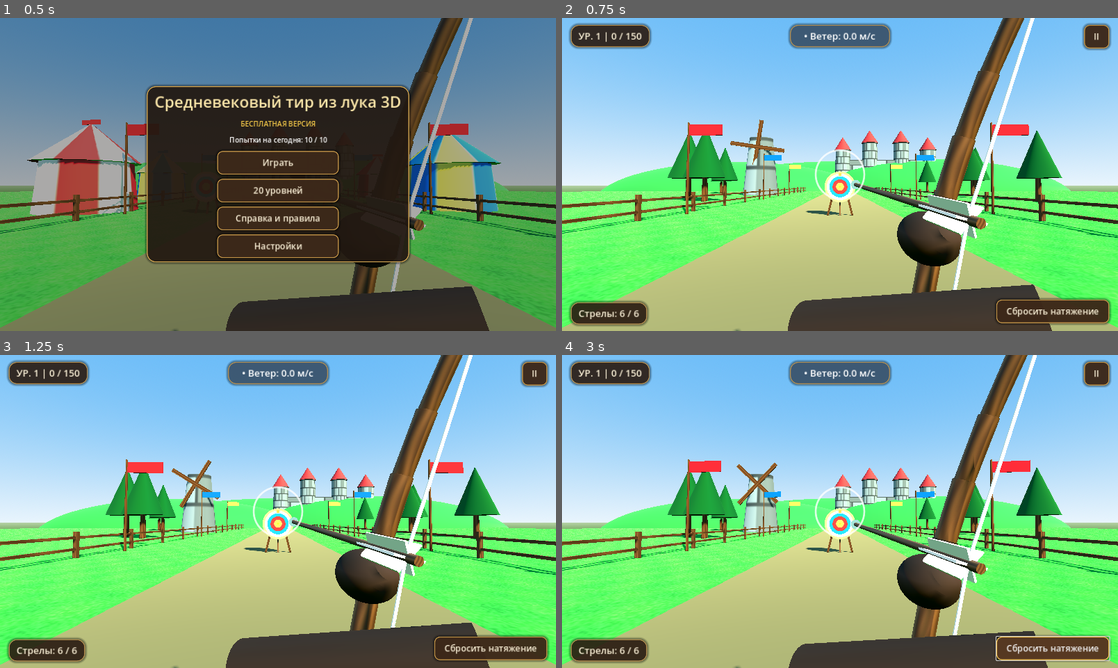
Above: before the commit, frames 1-4 (two rows, left to right).
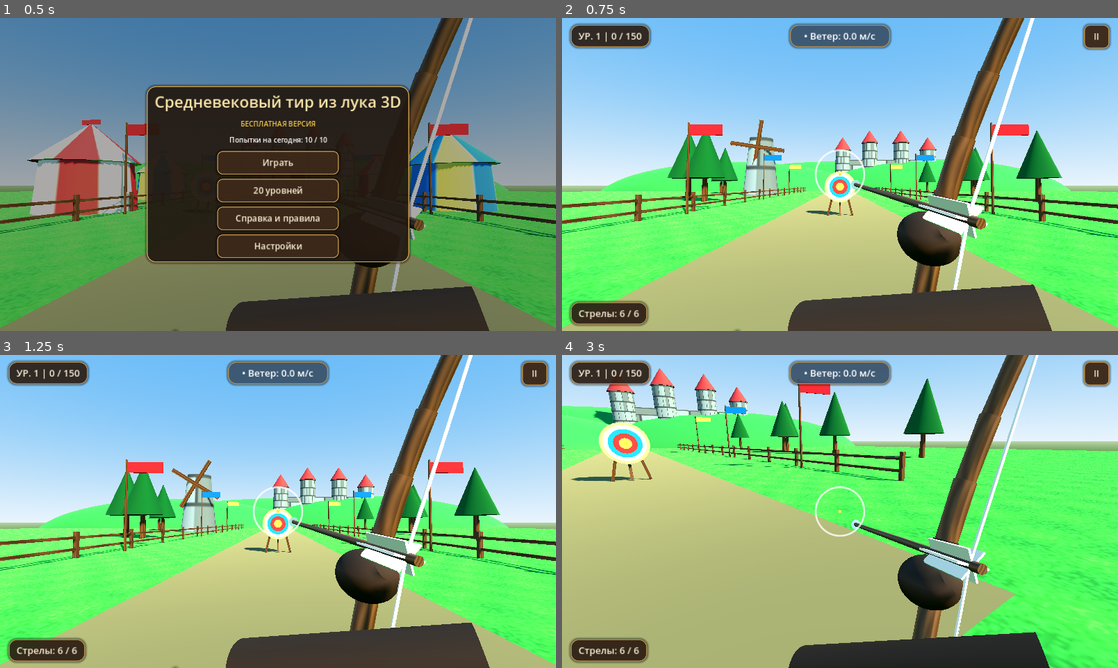
Above: after the commit, the same moments.

Repository: o1egkl/medieval-archery-3d
Game: Godot game, scene res://scenes/main.tscn
The game is run twice, just before and just after one commit, with the same random seed, the same clock (stepped at 60 frames per second) and the same inputs.
Inputs (mouse positions are in pixels of both pictures, inside the frame that each line leads up to):
- Up to frame 1 (0.5 s): no input
- Up to frame 2 (0.75 s): click "Играть" at 0.5 s
- Up to frame 3 (1.25 s): no input
- Up to frame 4 (3 s): click "II" at 1.25 s; click "Играть" at 2 s; click (1051, 649) at 2.75 s, where only the run before the commit has a clickable "Сбросить натяжение"

Frame 1 is identical in both runs. In frame 2, 1.2% of the frame differs, in the area x 78-99%, y 89-98%; in frame 3, 1.2%; in frame 4, 74%, in the area x 0-100%, y 0-100%.

Commit message:
Stage 1 visual upgrade: Poly Haven PBR textures, sky panoramas, ground & cloth shaders, 3D grass

Diff:
--- a/localization/translations.json
+++ b/localization/translations.json
@@ -205,8 +205,8 @@
       "ru": "1. Управление и стрельба"
     },
     "help_controls_body": {
-      "en": "Press and hold anywhere on the screen to draw the bowstring. Drag your finger to aim, then release to fire. Tap 'Cancel Shot' to relax the bow without spending an arrow. Holding full draw longer than 3.5 seconds causes hand sway.",
-      "ru": "Удерживайте палец на экране, чтобы натянуть тетиву. Двигайте пальцем для прицеливания и отпустите для выстрела. Кнопка «Сбросить натяжение» отменяет выстрел без траты стрелы. Переудержание тетивы дольше 3,5 секунд вызывает покачивание рук."
+      "en": "Desktop: Move the mouse freely to aim. Hold Left Mouse Button (LMB) to draw and release to fire. Press Right Mouse Button (RMB), Space, or R while holding to relax the bow without spending an arrow.\nMobile / Android: Drag to aim, hold to draw, release to fire. Tap '✕ Relax Bow' with your other thumb — or drag your finger onto '✕ Relax Bow' and release — to cancel the shot. Holding full draw past 3.5s causes hand sway.",
+      "ru": "ПК / браузер: свободно двигайте мышью для наведения. Зажмите ЛКМ для натяжения и отпустите для выстрела. Чтобы снять тетиву без траты стрелы — нажмите ПКМ, Пробел или R, не отпуская ЛКМ.\nСмартфон / Android: ведите пальцем для прицеливания, удерживайте для натяжения и отпустите для выстрела. Для отмены нажмите вторым пальцем на «✕ Снять тетиву» или переведите удерживаемый палец на эту кнопку и отпустите. Переудержание дольше 3,5 с вызывает покачивание рук."
     },
     "help_ballistics_title": {
       "en": "2. Gravity & Wind",
@@ -231,6 +231,14 @@
     "help_attempts_body": {
       "en": "You start with 10 attempts every morning at 06:00. Winning a level NEVER spends an attempt — only failing  …(230 unchanged characters)…
       "ru": "Каждое утро в 06:00 обновляются 10 попыток. Победа НЕ тратит попытку — списываются только проигрыши. Можно …(205 unchanged characters)…
+    },
+    "cancel_hint_desktop": {
+      "en": "RMB / Space — Relax Bow",
+      "ru": "ПКМ / Пробел — Снять тетиву"
+    },
+    "cancel_hint_touch": {
+      "en": "✕ Relax Bow",
+      "ru": "✕ Снять тетиву"
     }
   }
 }
--- a/scripts/gameplay/bow_controller.gd
+++ b/scripts/gameplay/bow_controller.gd
@@ -4,6 +4,7 @@
 
 signal draw_changed(draw_ratio: float, is_drawing: bool)
 signal shot_fired(origin: Vector3, velocity: Vector3)
+signal input_mode_changed(is_touch: bool)
 
 const MAX_DRAW_TIME := 0.85
 const FATIGUE_START_SEC := 3.5
@@ -24,10 +25,13 @@
 var _bot_tip := Vector3(0.0, -0.56, 0.14)
 var _active_touch_idx: int = -1
 var _recoil: float = 0.0
+var is_touch_mode: bool = false
+var cancel_zone_rect: Rect2 = Rect2()
 
 func _ready() -> void:
 	fov = 60.0
 	position = Vector3(0.0, 1.68, 0.0)
+	is_touch_mode = DisplayServer.is_touchscreen_available()
 	_build_first_person_bow()
 
 func _build_first_person_bow() -> void:
@@ -189,12 +193,35 @@
 		_update_bowstring(0.0)
 		emit_signal("draw_changed", 0.0, false)
 
+func _set_touch_mode(touch: bool) -> void:
+	if is_touch_mode != touch:
+		is_touch_mode = touch
+		emit_signal("input_mode_changed", is_touch_mode)
+
 func _unhandled_input(event: InputEvent) -> void:
 	if not input_enabled:
 		return
 	var sens := float(SaveManager.get_setting("aim_sensitivity", 1.0)) * 0.0032
 
+	# Desktop cancel shortcuts: Right Mouse Button, Space, or R (works while holding LMB!)
+	if event is InputEventMouseButton and event.button_index == MOUSE_BUTTON_RIGHT and event.pressed:
+		_set_touch_mode(false)
+		if is_drawing:
+			cancel_draw()
+			AudioManager.play_sfx("ui_click")
+		return
+
+	if event is InputEventKey and event.pressed and not event.echo:
+		if event.keycode == KEY_SPACE or event.keycode == KEY_R:
+			_set_touch_mode(false)
+			if is_drawing:
+				cancel_draw()
+				AudioManager.play_sfx("ui_click")
+			return
+
 	if event is InputEventScreenTouch:
+		if not Input.is_mouse_button_pressed(MOUSE_BUTTON_LEFT) and event.pressed:
+			_set_touch_mode(true)
 		if event.pressed and not is_drawing:
 			_active_touch_idx = event.index
 			is_drawing = true
@@ -202,9 +229,19 @@
 			_hold_time = 0.0
 			AudioManager.play_sfx("bow_draw")
 		elif not event.pressed and is_drawing and event.index == _active_touch_idx:
-			_release_shot()
+			# One-handed mobile cancel: releasing inside the Cancel Shot button rect relaxes bow
+			if cancel_zone_rect.size.x > 0.0 and cancel_zone_rect.has_point(event.position):
+				cancel_draw()
+				AudioManager.play_sfx("ui_click")
+			else:
+				_release_shot()
 			_active_touch_idx = -1
-	elif event is InputEventScreenDrag and is_drawing and event.index == _active_touch_idx:
+	elif event is InputEventScreenDrag:
+		if not is_drawing or event.index == _active_touch_idx:
+			_yaw = clampf(_yaw - event.relative.x * sens, -0.65, 0.65)
+			_pitch = clampf(_pitch - event.relative.y * sens, -0.25, 0.45)
+	elif event is InputEventMouseMotion and not is_drawing:
+		_set_touch_mode(false)
 		_yaw = clampf(_yaw - event.relative.x * sens, -0.65, 0.65)
 		_pitch = clampf(_pitch - event.relative.y * sens, -0.25, 0.45)
 
@@ -243,10 +280,10 @@
 			var fatigue := minf(1.0, (_hold_time - FATIGUE_START_SEC) * 0.55)
 			sway_x = sin(_hold_time * 5.2) * 0.018 * fatigue
 			sway_y = cos(_hold_time * 4.1) * 0.015 * fatigue
-		if bool(SaveManager.get_setting("gyro_enabled", false)):
-			var gyro := Input.get_gyroscope()
-			_yaw = clampf(_yaw + gyro.y * delta * 0.45, -0.65, 0.65)
-			_pitch = clampf(_pitch + gyro.x * delta * 0.45, -0.25, 0.45)
+	if input_enabled and bool(SaveManager.get_setting("gyro_enabled", false)):
+		var gyro := Input.get_gyroscope()
+		_yaw = clampf(_yaw + gyro.y * delta * 0.45, -0.65, 0.65)
+		_pitch = clampf(_pitch + gyro.x * delta * 0.45, -0.25, 0.45)
 
 	rotation = Vector3(_pitch + sway_y + _recoil * 0.015, _yaw + sway_x, 0.0)
 	fov = lerpf(fov, 50.0 if is_drawing else 60.0, delta * 8.0)
--- a/scripts/ui/main.gd
+++ b/scripts/ui/main.gd
@@ -24,6 +24,7 @@
 var _reticle_overlay: Control
 var _hit_diagram: Control
 var _hud_feedback_pill: PanelContainer
+var _cancel_btn: Button
 
 func _ready() -> void:
 	level_scene = LevelSceneScript.new()
@@ -32,6 +33,7 @@
 	level_scene.hit_feedback.connect(_on_hit_feedback)
 	level_scene.level_finished.connect(_on_level_finished)
 	level_scene.camera.draw_changed.connect(_on_draw_changed)
+	level_scene.camera.input_mode_changed.connect(_on_input_mode_changed)
 
 	ui_layer = CanvasLayer.new()
 	add_child(ui_layer)
@@ -407,14 +409,18 @@
 	menu_btn.offset_bottom = 68
 	hud_panel.add_child(menu_btn)
 
-	var cancel_btn := _make_button(LocalizationManager.t("btn_cancel_shot"), func(): level_scene.camera.cancel_draw(), 260.0)
-	cancel_btn.button_down.connect(func(): level_scene.camera.cancel_draw())
-	cancel_btn.set_anchors_preset(Control.PRESET_BOTTOM_RIGHT)
-	cancel_btn.offset_left = -280
-	cancel_btn.offset_top = -72
-	cancel_btn.offset_right = -20
-	cancel_btn.offset_bottom = -18
-	hud_panel.add_child(cancel_btn)
+	var cancel_key := "cancel_hint_touch" if level_scene.camera.is_touch_mode else "cancel_hint_desktop"
+	_cancel_btn = _make_button(LocalizationManager.t(cancel_key), func(): level_scene.camera.cancel_draw(), 300.0)
+	_cancel_btn.add_theme_stylebox_override("normal", _make_medieval_style(Color(0.46, 0.14, 0.10, 0.94), Color(0.96, 0.76, 0.30), 14))
+	_cancel_btn.add_theme_stylebox_override("hover", _make_medieval_style(Color(0.58, 0.18, 0.12, 0.98), Color(1.0, 0.86, 0.36), 14))
+	_cancel_btn.button_down.connect(func(): level_scene.camera.cancel_draw())
+	_cancel_btn.set_anchors_preset(Control.PRESET_BOTTOM_RIGHT)
+	_cancel_btn.offset_left = -330
+	_cancel_btn.offset_top = -76
+	_cancel_btn.offset_right = -20
+	_cancel_btn.offset_bottom = -18
+	_cancel_btn.visible = false
+	hud_panel.add_child(_cancel_btn)
 
 	# Circular white reticle + curved golden tension arc
 	_reticle_overlay = ReticleScript.new()
@@ -471,9 +477,16 @@
 		_hud_feedback_pill.visible = false
 	level_scene.start_level(level_id)
 
+func _on_input_mode_changed(is_touch: bool) -> void:
+	if _cancel_btn != null:
+		_cancel_btn.text = LocalizationManager.t("cancel_hint_touch" if is_touch else "cancel_hint_desktop")
+
 func _on_draw_changed(ratio: float, drawing: bool) -> void:
 	if _reticle_overlay != null:
 		_reticle_overlay.set_draw_state(ratio, drawing)
+	if _cancel_btn != null:
+		_cancel_btn.visible = drawing
+		level_scene.camera.cancel_zone_rect = _cancel_btn.get_global_rect() if drawing else Rect2()
 
 func _on_hud_updated(st: Dictionary) -> void:
 	if _hud_score_lbl == null:
Not shown, changed: export_presets.cfg
Not shown, added: play_windows.bat
